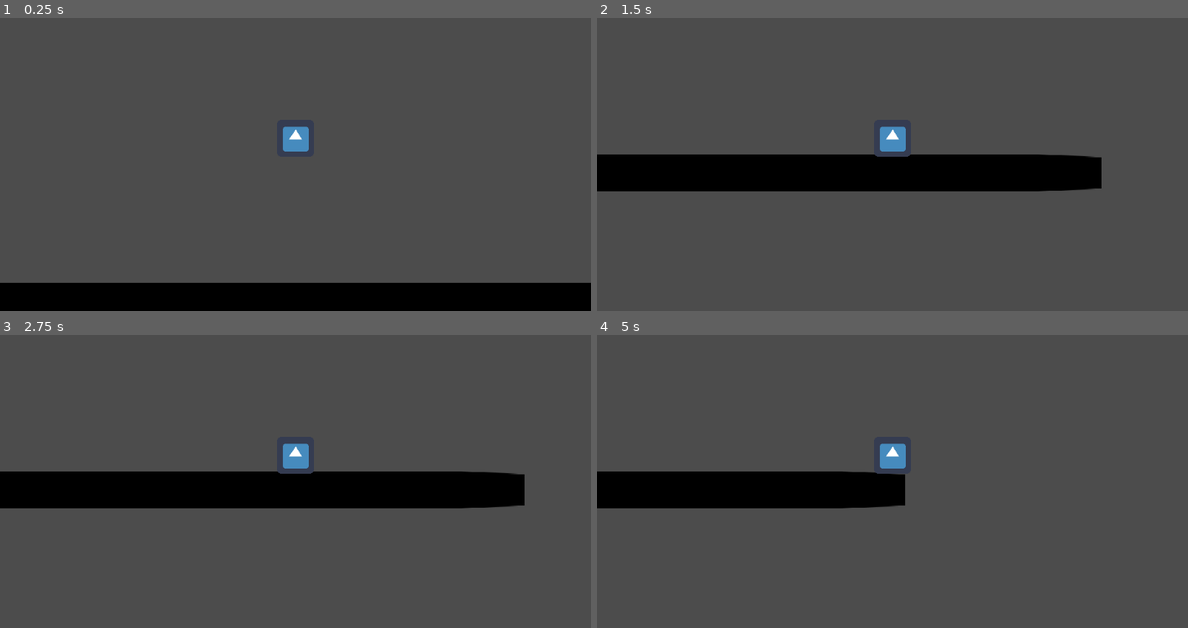
Above: before the commit, frames 1-4 (two rows, left to right).
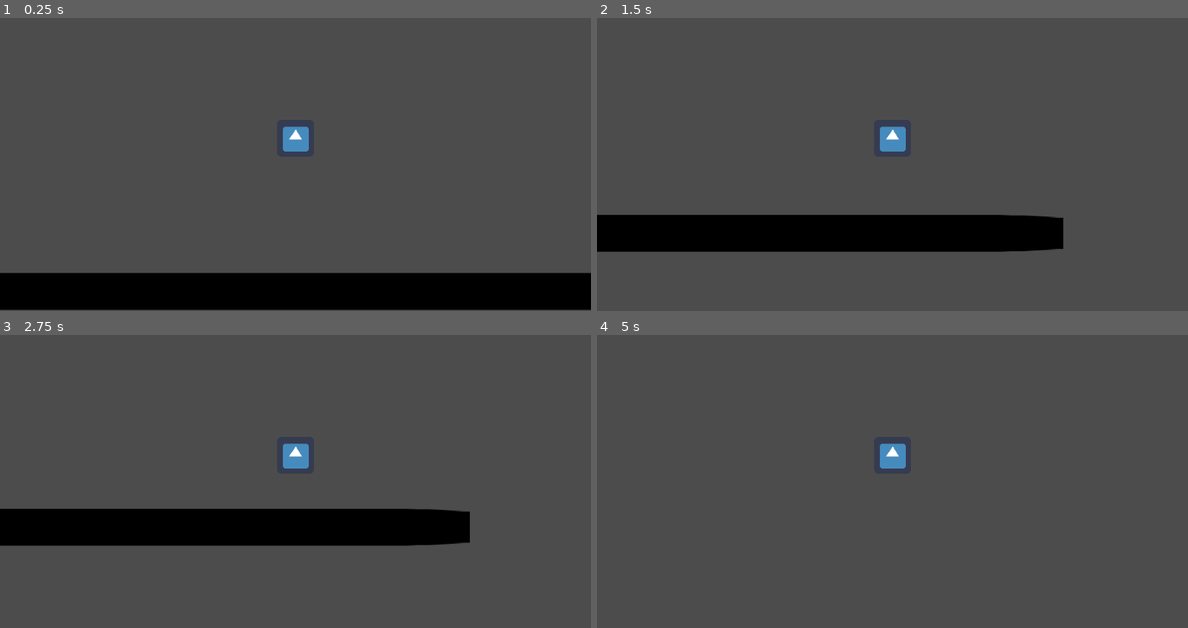
Above: after the commit, the same moments.

Repository: NotoriousENG/GD_Test
Game: Godot game, scene res://Scenes/Sample.tscn
Two runs of this game, one before a commit and one after it. Both use one fixed random seed, a clock stepped at 60 frames per second and the inputs below. The engine's default icon, where the game draws it, is replaced by a stand-in: a white triangle on a blue panel in a dark square.
Inputs:
- Up to frame 1 (0.25 s): no input
- Up to frame 2 (1.5 s): hold Up (ui_up) 0.53-1.28 s; hold Right (ui_right) from 0.53 s (still down); tap Up (ui_up) at 1.35 s
- Up to frame 3 (2.75 s): tap Up (ui_up) at 1.52, 1.82 s; release Right (ui_right) at 2.03 s; hold Left (ui_left) from 2.03 s (still down); hold Up (ui_up) from 2.03 s (still down)
- Up to frame 4 (5 s): release Left (ui_left) at 2.78 s; release Up (ui_up) at 2.78 s; hold Right (ui_right) 2.78-4.28 s; tap Up (ui_up) at 2.85, 3.02, 3.32, 4.35, 4.52, 4.82 s; hold Up (ui_up) 3.53-4.28 s; hold Left (ui_left) from 4.28 s (still down)

The runs differ from the first frame. In frame 1, 4.0% of the frame differs, in the area x 0-100%, y 86-100%; in frame 2, 20%; in frame 3, 21%, in the area x 0-89%, y 46-73%; in frame 4, 6.5%.

Commit message:
improved jump and movement

Diff:
--- a/src/StateMachine.gd
+++ b/src/StateMachine.gd
@@ -1,13 +1,17 @@
 extends KinematicBody2D
 
-const GRAVITY = 600
+const GRAVITY = 1200
 const WALK_ACCEL = 2000
-const JUMP_VELOCITY = -200
+const JUMP_VELOCITY = -600
 const FRICTION = 10000
 const WALK_INITIAL_VELOCITY = 80
 const WALK_MAX_VELOCITY = 500
 
+const fallMultiplier = 2
+const lowJumpMultiplier = 10
+
 var velocity = Vector2()
+var time = Timer.new()
 
 enum State{
 	IDLE,
@@ -17,7 +21,6 @@
 }
 
 var state_ = State.IDLE
-
 
 func _physics_process(delta):
 	print(State.keys()[state_])
@@ -35,26 +38,29 @@
 			elif (not is_on_floor()):
 				state_ = State.FALLING
 		[State.WALKING]:
+			if (Input.is_action_pressed("ui_up")):
+				state_ = State.JUMPING
 			if (Input.is_action_pressed("ui_left")):
 				velocity.x = min(velocity.x, -WALK_INITIAL_VELOCITY)
 				velocity.x = max(velocity.x + delta * -WALK_ACCEL, -WALK_MAX_VELOCITY)
 			elif (Input.is_action_pressed("ui_right")):
 				velocity.x = max(velocity.x, WALK_INITIAL_VELOCITY)
 				velocity.x = min(velocity.x + delta * WALK_ACCEL, WALK_MAX_VELOCITY)
-			elif (Input.is_action_pressed("ui_up")):
-				state_ = State.JUMPING
 			else:
 				state_ = State.IDLE
 		[State.JUMPING]:
 			velocity.y = JUMP_VELOCITY
 			state_ = State.FALLING
 		[State.FALLING]:
-			velocity.y += delta * GRAVITY
 			if (velocity.x > 0):
-				velocity.x = max(0, velocity.x - delta * FRICTION/5)
+				velocity.x = max(0, velocity.x - delta * FRICTION/10)
 			elif (velocity.x < 0):
-				velocity.x = min(0, velocity.x + delta * FRICTION/5)
+				velocity.x = min(0, velocity.x + delta * FRICTION/10)
 
+			if velocity.y > 0:
+				velocity.y += 9.81 * fallMultiplier # fall faster than jump
+			else:
+				velocity.y += delta * GRAVITY
 			if (Input.is_action_pressed("ui_left")):
 				velocity.x = min(velocity.x, -WALK_INITIAL_VELOCITY)
 				velocity.x = max(velocity.x + delta * -WALK_ACCEL, -WALK_MAX_VELOCITY)
